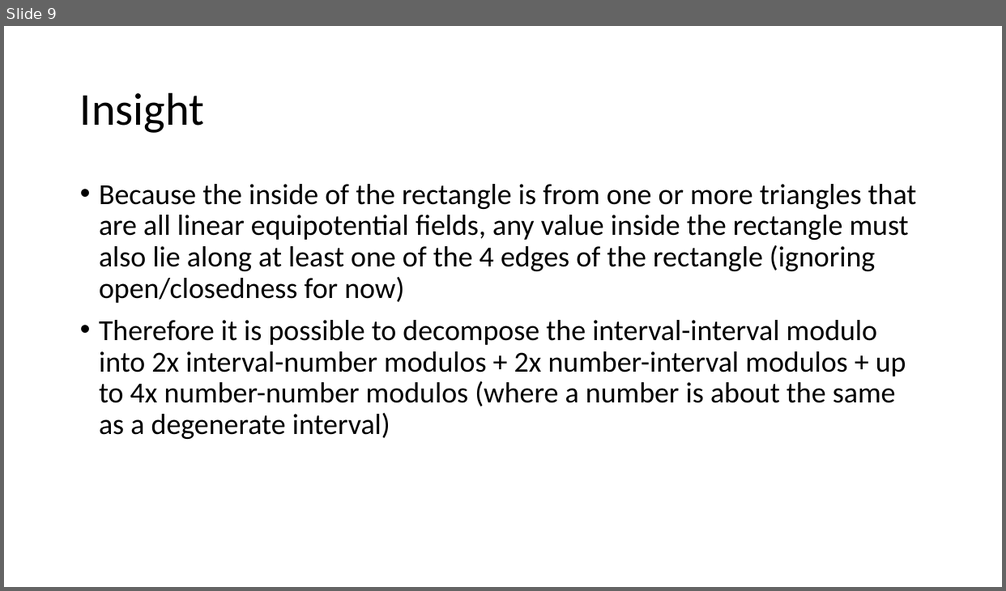
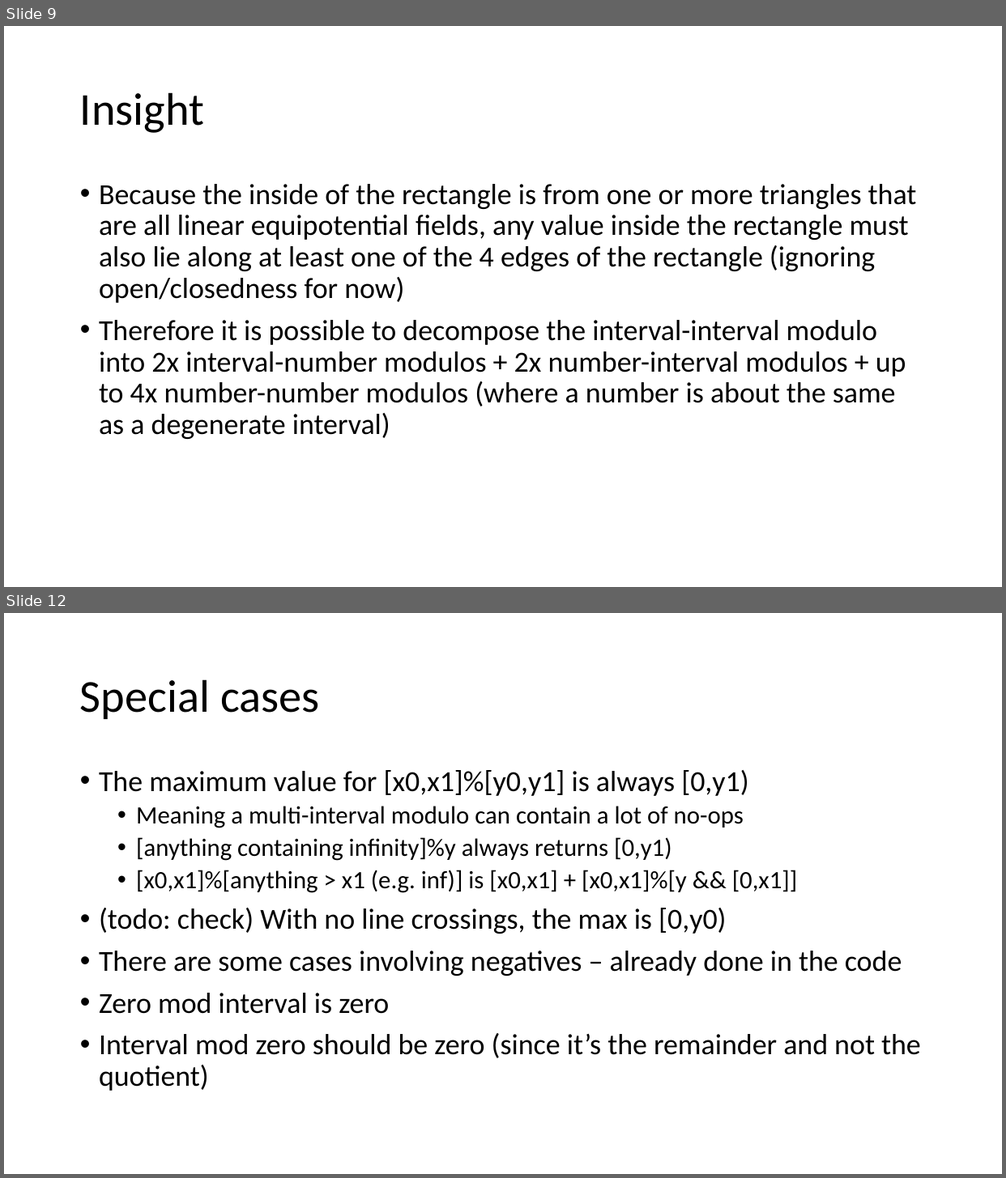
Before and after one commit to averykhoo/intervals, a slide deck: interval-modulo.pptx. Shown one above the other, each under a label of ours: slide 9 before the commit, slides 9 and 12 after it; the slides between them are not shown. The pictures are 1006x591 and 1006x1178 pixels, drawn with LibreOffice and Linux fonts; fonts in the diff are those of the drawing. Boxes give left, top, right and bottom in pixels: in the first picture for what was removed or moved away, otherwise in the second. Text is boxed around its words. In the diff, an @@ line names an element or a change of style, - is before the commit and + after.

```diff
--- a/interval-modulo.pptx
+++ b/interval-modulo.pptx
@@ slide 12 added at (4,613,1002,1174), background #FFFFFF @@
@@ title added at (80,679,320,719), 44 pt, text #000000 @@
+Special cases
@@ text added at (99,770,921,1091), 28 pt, text #000000 @@
+• The maximum value for [x0,x1]%[y0,y1] is always [0,y1)
+  • Meaning a multi-interval modulo can contain a lot of no-ops
+  • [anything containing infinity]%y always returns [0,y1)
+  • [x0,x1]%[anything > x1 (e.g. inf)] is [x0,x1] + [x0,x1]%[y && [0,x1]]
+• (todo: check) With no line crossings, the max is [0,y0)
+• There are some cases involving negatives – already done in the code
+• Zero mod interval is zero
+• Interval mod zero should be zero (since it’s the remainder and not the quotient)
```
Also in this commit, not shown: 5 other slides added.
